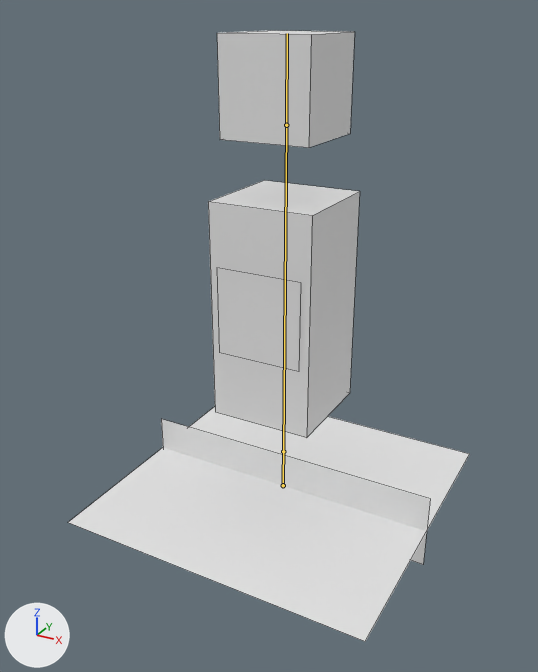
The Blender file media/npc/cuboid-character.blend, before and after one commit.
The view is the same before and after, from a 50 mm lens placed at (1.46, -2.81, 2.21), pointed at (-0.04, -0.08, 0.85). Every picture has the same lights, and +X, +Y and +Z are marked at lower left. The bones that bend it are drawn over the model as lines. Mesh edges are drawn as thin lines.

The first picture shows 'cuboid-character-mesh'.
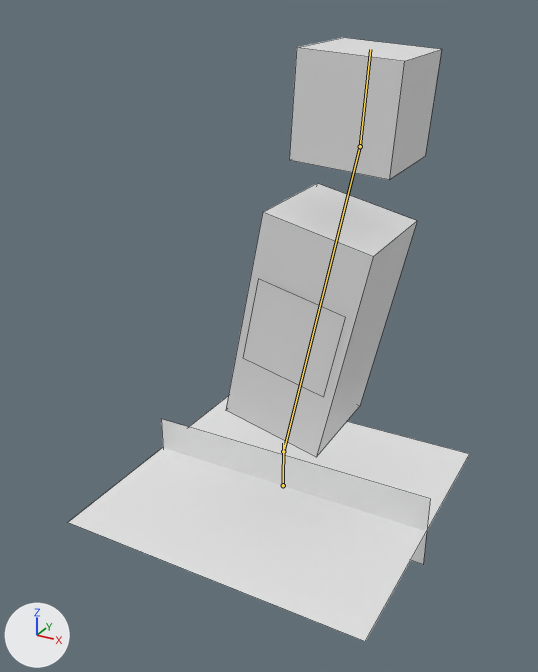
Commit message: feat: start walk animation

The newer file adds an action. The first version stands in its rest pose; the second is drawn at frame 17 of the action 'Walk'.

Edits to the scene script, one JSON object a line:
```json
{"block": "bone_hips_bone", "where": "bone_hips_bone = bpy.data.objects['cuboid-character-armature'].pose.bones['hips_bone']"}
{"op": "set", "path": "bone_hips_bone.rotation_quaternion", "old": "(1.0, 0.0, 0.0, 0.0)", "new": "(0.993, 0.026, -0.003, -0.116)", "note": "degrees (0, 0, 0) -> degrees (3, 0, -13)"}
{"block": "bone_head_bone", "where": "bone_head_bone = bpy.data.objects['cuboid-character-armature'].pose.bones['head_bone']  # child of 'hips_bone'"}
{"op": "set", "path": "bone_head_bone.rotation_quaternion", "old": "(1.0, 0.0, 0.0, 0.0)", "new": "(0.997, 0.0, 0.004, 0.074)", "note": "degrees (0, 0, 0) -> degrees (0, 0, 8)"}
```

Changed parts and their boxes (x1, y1, x2, y2) in the pictures (538 x 672 px):
```json
{"object": "cuboid-character-mesh", "change": "posed", "before": [68, 30, 470, 642], "after": [68, 37, 470, 642]}
{"bone": "hips_bone", "before": "(283, 451) to (286, 125)", "after": "(283, 451) to (360, 146)"}
{"bone": "head_bone", "before": "(286, 125) to (287, 33)", "after": "(360, 146) to (370, 49)"}
```
